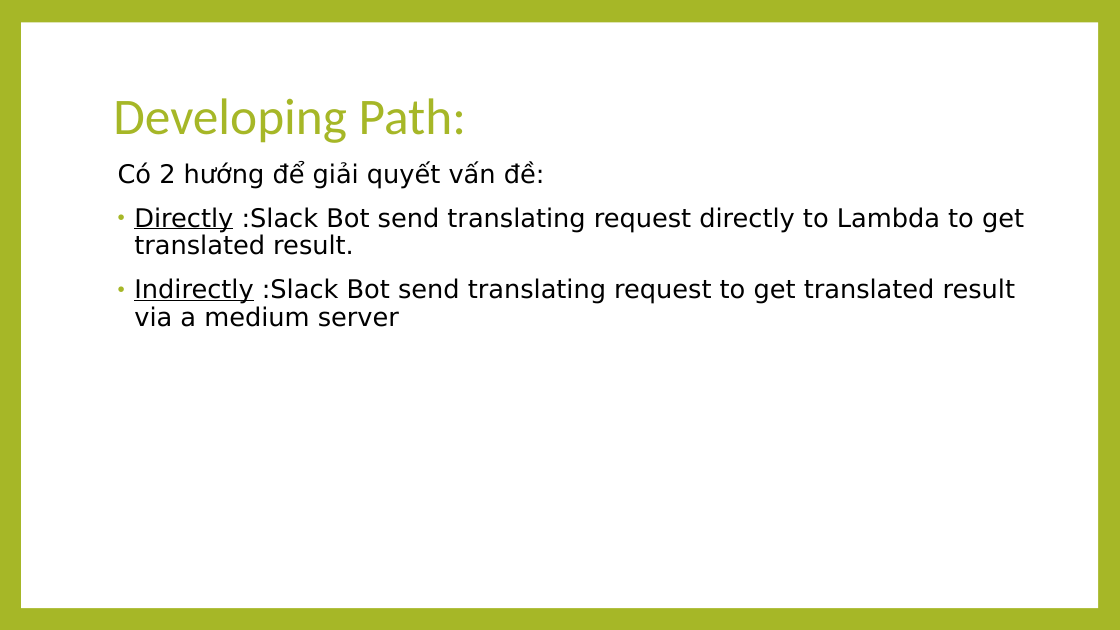
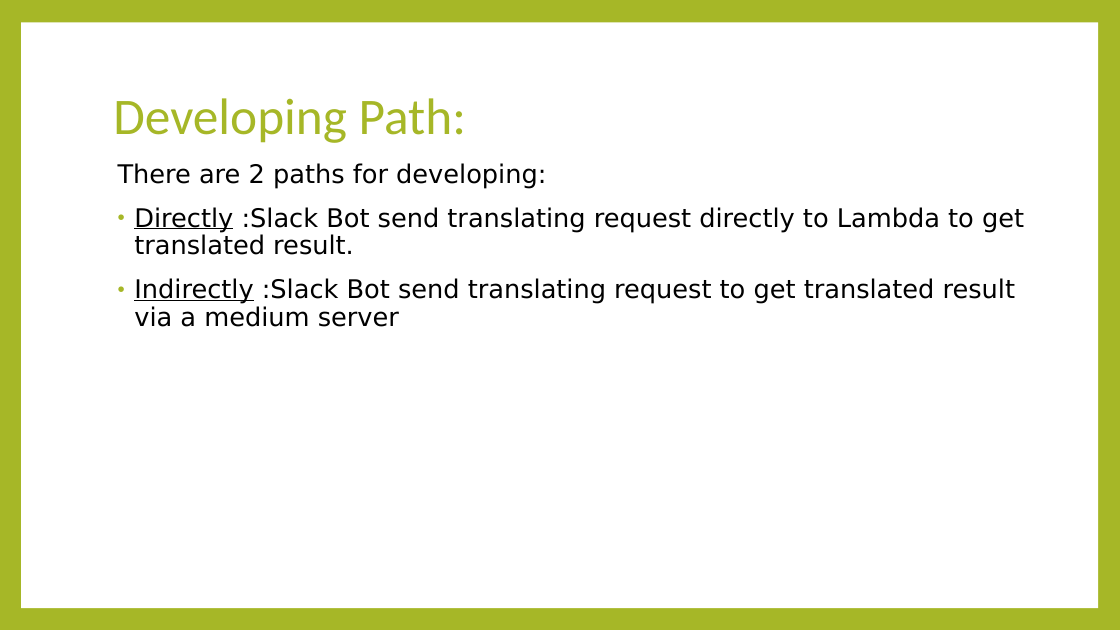
Before and after one commit to HarujiBurke/AwsTranslateOnSlack, a slide deck: slide 5 of Translator on cloud.pptx. Drawn at 1120x630 pixels with LibreOffice and Linux fonts; fonts in the diff are those of the drawing. Boxes give left, top, right and bottom in pixels: in the first picture for what was removed or moved away, otherwise in the second. Text is boxed around its words. In the diff, an @@ line names an element or a change of style, - is before the commit and + after.

```diff
--- a/Translator on cloud.pptx
+++ b/Translator on cloud.pptx
@@ text at bbox=[118, 163, 546, 188]: text changed @@
-Có 2 hướng để giải quyết vấn đề:
+There are 2 paths for developing:
```
Also in this commit, not shown: 2 other slides changed.
